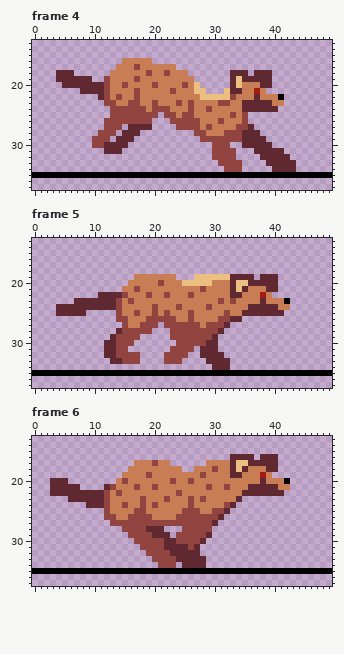
One commit to this pixel-art file: Inimigos/hiena/hiena correndo.aseprite. Above is the file before it was changed.
50x50 pixels, 6 frames. Colours within 5 levels of each other are drawn and written as one. Shown: frame 4: x 0..49, y 13..37; frame 5: x 0..49, y 13..37; frame 6: x 0..49, y 13..37. The commit also changed other frames, which this record leaves out.
Once edited:
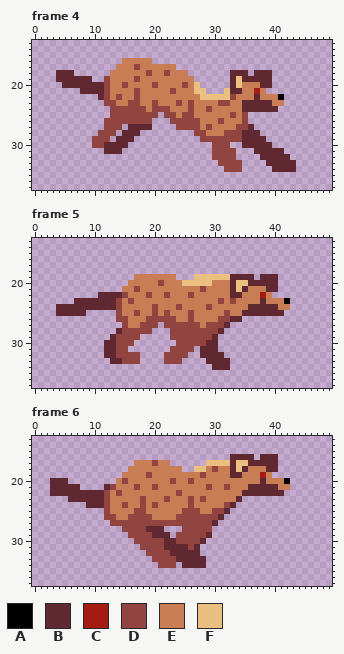
Palette (. is transparent): A #000000  B #602830  C #a41b14  D #924440  E #c87d55  F #eabf80
Edits made:
--- frame 4
@@ x 0..49 @@
 34 ................................DDD.....BBBB......
-35 AAAAAAAAAAAAAAAAAAAAAAAAAAAAAAAAAAAAAAAAAAAAAAAAAA
+35 ..................................................
 36 ..................................................
--- frame 5
@@ x 0..49 @@
 34 ..............................BBB.................
-35 AAAAAAAAAAAAAAAAAAAAAAAAAAAAAAAAAAAAAAAAAAAAAAAAAA
+35 ..................................................
 36 ..................................................
--- frame 6
@@ x 25..34 @@
 16 ........BB
-17 ....EEEEBF
-18 ..EEEDEEBF
+17 ....FFFFBF
+18 ..FFEDEEBF
 19 EEEDEEEEBB
@@ x 0..49 @@
 34 .....................DDD.BBBB.....................
-35 AAAAAAAAAAAAAAAAAAAAAAAAAAAAAAAAAAAAAAAAAAAAAAAAAA
+35 ..................................................
 36 ..................................................
Where, in picture pixels (left, top, right, bottom), the same in both pictures:
erased: (32, 172, 332, 178)
erased: (32, 370, 332, 376)
changed: (194, 460, 230, 472)
erased: (32, 568, 332, 574)
